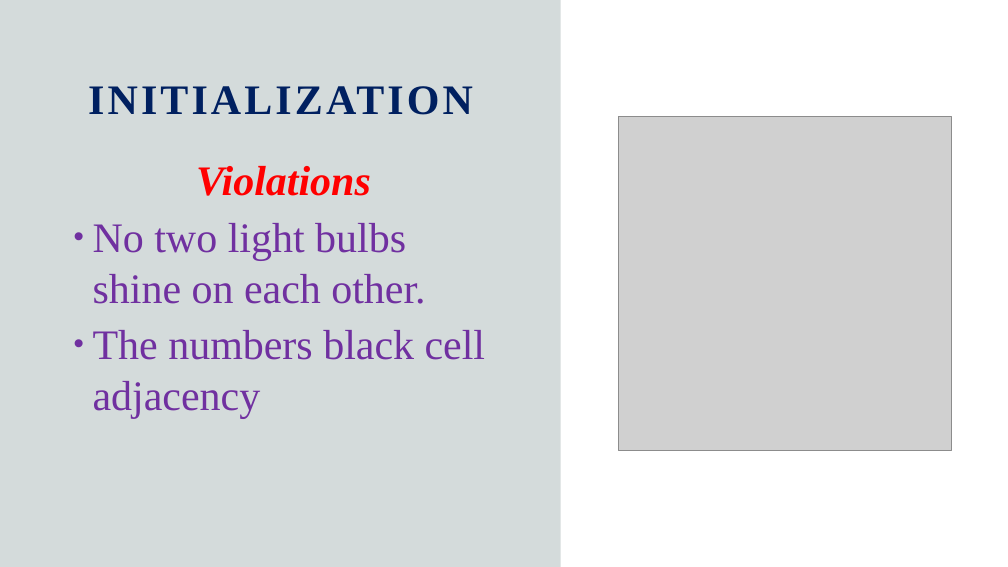
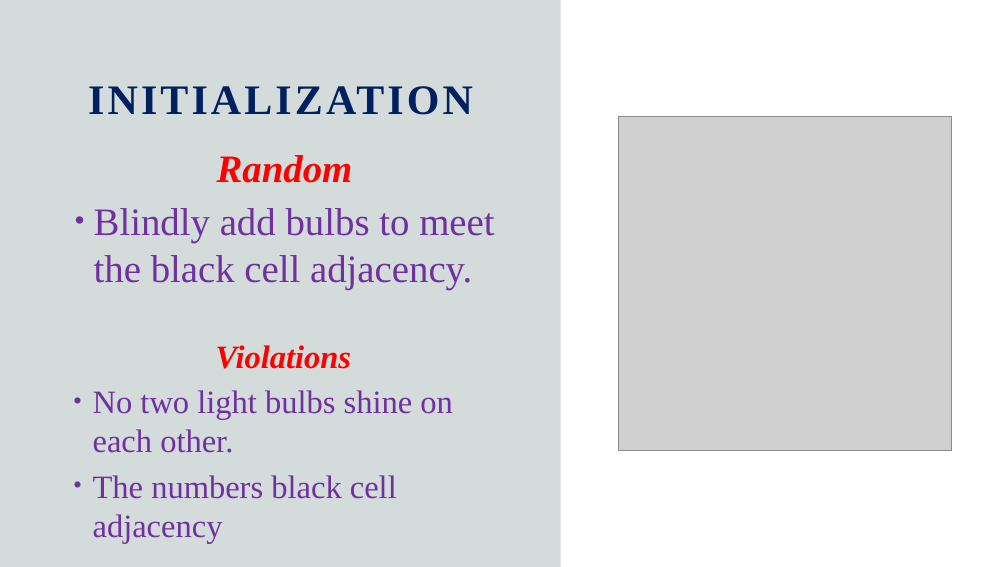
Before and after one commit to JSLBrowning/COMP-6606-Final-Project, a slide deck: slide 3 of Presentation/COMP6600_Final.pptx. Drawn at 1008x567 pixels with LibreOffice and Linux fonts; fonts in the diff are those of the drawing; grey boxes stand for pictures. Boxes give left, top, right and bottom in pixels: in the first picture for what was removed or moved away, otherwise in the second. Text is boxed around its words. In the diff, an @@ line names an element or a change of style, - is before the commit and + after.

Commit message:
Presentation

```diff
--- a/Presentation/COMP6600_Final.pptx
+++ b/Presentation/COMP6600_Final.pptx
@@ text added at [94, 155, 494, 289], 37 pt, text #7030A0 @@
+Random
+• Blindly add bulbs to meet the black cell adjacency.
@@ text "Violations": place and size @@
-text "Violations" at [93, 166, 485, 418]
+text "Violations" at [93, 345, 453, 543]
@@ text "Violations" at [93, 345, 453, 543]: size 40 to 31 pt @@
```
